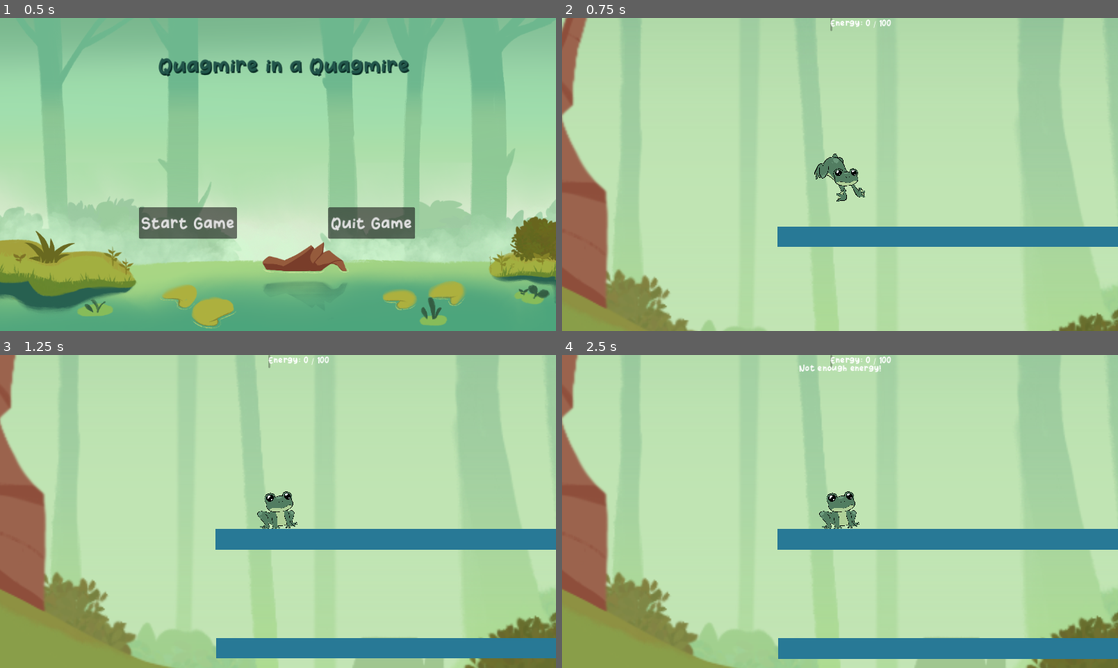
Above: before the commit, frames 1-4 (two rows, left to right).
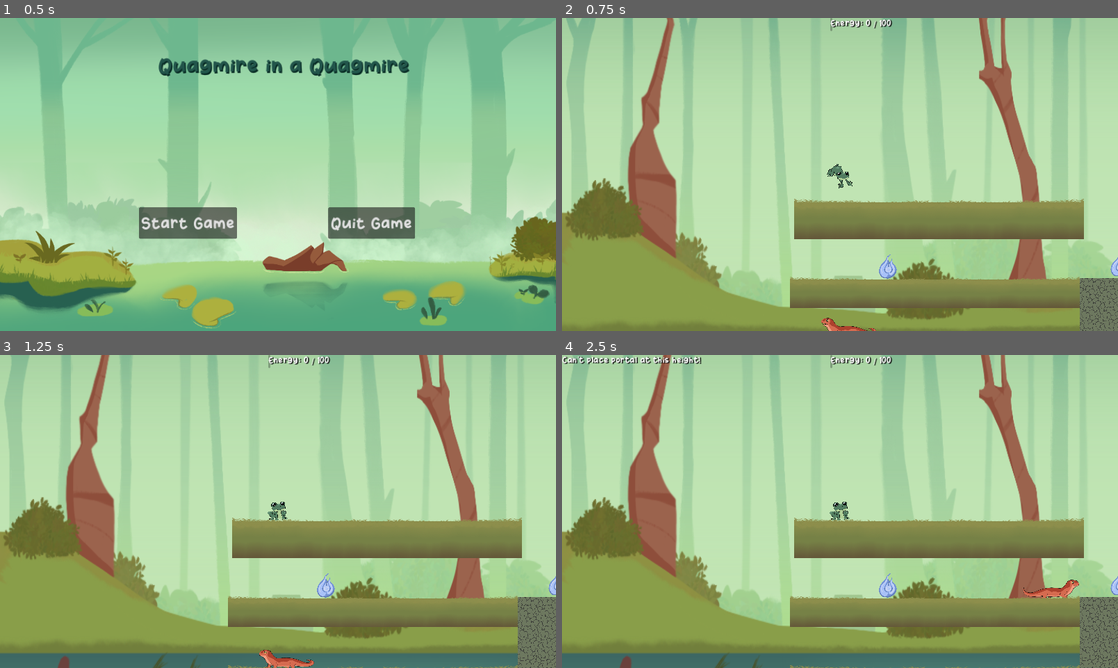
Above: after the commit, the same moments.

Repository: CISC204-S25/final-project-team-1
Game: Godot game, scene res://title_screen.tscn
Same seed, same stepped clock (60 frames per second), same inputs: the game is played once before the commit and once after it.
Inputs (mouse positions are in pixels of both pictures, inside the frame that each line leads up to):
- Up to frame 1 (0.5 s): no input
- Up to frame 2 (0.75 s): click "Start Game" at 0.5 s
- Up to frame 3 (1.25 s): no input
- Up to frame 4 (2.5 s): tap Enter at 1.25 s; move the mouse to (962, 495) at 1.27 s; hold Right (move_right) from 1.28 s (still down); tap Space (jump) at 1.35, 1.52, 1.82, 2.1, 2.27 s; click (962, 495) at 1.42 s; move the mouse to (728, 527) at 2.02 s; click (728, 527) at 2.17 s

Frame 1 is identical in both runs. In frame 2, 47% of the frame differs, in the area x 0-100%, y 0-100%; in frame 3, 50%; in frame 4, 50%.

Commit message:
Camera Adjustments & Misc
Imported assets for platforms, adjusted player 2 code so that portals cannot be made above a certain y-axis threshold (to avoid entering player 1's area), adjusted camera so that the focus is on player 1 and player 2 is clamped to stay in player 1's camera.

Diff:
--- a/team1_finalproject/Gatelvl1.gd
+++ b/team1_finalproject/Gatelvl1.gd
@@ -6,5 +6,5 @@
 	pass # Replace with function body.
 
 
-func _on_area_2d_area_entered(area: Area2D) -> void:
+func _on_area_2d_area_entered(_area: Area2D) -> void:
 	visible = false
--- /dev/null
+++ b/team1_finalproject/PlayerCamera.gd
@@ -0,0 +1,20 @@
+extends Camera2D
+
+@export var player_1_jumper: Node2D
+@export var player_2_portal: Node2D
+@export var min_zoom: Vector2 = Vector2(1, 1)
+@export var max_zoom: Vector2 = Vector2(3, 3)
+@export var margin: float = 200
+
+func _process(delta):
+	if not player_1_jumper or not player_2_portal:
+		return
+
+	#always center on Player 1
+	global_position = player_1_jumper.global_position
+
+	#find distance between players
+	var distance = player_1_jumper.global_position.distance_to(player_2_portal.global_position)
+	#determine zoom level based on distance between players
+	var zoom_factor = clamp(distance / margin, min_zoom.x, max_zoom.x)
+	zoom = Vector2(zoom_factor, zoom_factor)
--- /dev/null
+++ b/team1_finalproject/death_area.tscn
@@ -0,0 +1,16 @@
+[gd_scene load_steps=3 format=3 uid="uid://b8t3xotu8lifa"]
+
+[ext_resource type="Texture2D" uid="uid://dtxm7ccigdnpb" path="res://Sprites/Environment/DeadlySwamp_.PNG" id="1_q3xla"]
+
+[sub_resource type="RectangleShape2D" id="RectangleShape2D_8vl25"]
+size = Vector2(304, 256)
+
+[node name="DeathArea" type="Area2D"]
+
+[node name="Sprite2D" type="Sprite2D" parent="."]
+scale = Vector2(0.5, 0.5)
+texture = ExtResource("1_q3xla")
+
+[node name="CollisionShape2D" type="CollisionShape2D" parent="."]
+position = Vector2(0, 24)
+shape = SubResource("RectangleShape2D_8vl25")
--- /dev/null
+++ b/team1_finalproject/dirt.tscn
@@ -0,0 +1,16 @@
+[gd_scene load_steps=3 format=3 uid="uid://rat4r85ag2yw"]
+
+[ext_resource type="Texture2D" uid="uid://br4a4ndd83t6t" path="res://Sprites/Environment/Dirt.PNG" id="1_qqvr3"]
+
+[sub_resource type="RectangleShape2D" id="RectangleShape2D_k62j4"]
+size = Vector2(298, 301)
+
+[node name="Dirt" type="StaticBody2D"]
+
+[node name="Sprite2D" type="Sprite2D" parent="."]
+scale = Vector2(0.5, 0.5)
+texture = ExtResource("1_qqvr3")
+
+[node name="CollisionShape2D" type="CollisionShape2D" parent="."]
+position = Vector2(0, 1.5)
+shape = SubResource("RectangleShape2D_k62j4")
--- a/team1_finalproject/energy_ui.tscn
+++ b/team1_finalproject/energy_ui.tscn
@@ -21,20 +21,17 @@
 layout_mode = 0
 offset_right = 40.0
 offset_bottom = 23.0
+theme_override_colors/font_shadow_color = Color(0, 0, 0, 1)
+theme_override_constants/shadow_offset_x = 2
 theme_override_fonts/font = ExtResource("2_s4lmc")
 
 [node name="EnergyWarningLabel" type="Label" parent="."]
 visible = false
-layout_mode = 1
-anchors_preset = 7
-anchor_left = 0.5
-anchor_top = 1.0
-anchor_right = 0.5
-anchor_bottom = 1.0
-offset_left = -85.0
-offset_top = -23.0
-offset_right = 85.0
-grow_horizontal = 2
-grow_vertical = 0
+layout_mode = 0
+offset_left = 400.0
+offset_right = 570.0
+offset_bottom = 23.0
+theme_override_colors/font_shadow_color = Color(0, 0, 0, 1)
+theme_override_constants/shadow_offset_x = 2
 theme_override_fonts/font = ExtResource("2_s4lmc")
 text = "Not enough energy!"
--- /dev/null
+++ b/team1_finalproject/ground_platform.tscn
@@ -0,0 +1,16 @@
+[gd_scene load_steps=3 format=3 uid="uid://cwck0xemw7wnb"]
+
+[ext_resource type="Texture2D" uid="uid://cclygfjpqdmgl" path="res://Sprites/Environment/Ground.PNG" id="1_ed3jf"]
+
+[sub_resource type="RectangleShape2D" id="RectangleShape2D_dfhm6"]
+size = Vector2(297, 255)
+
+[node name="GroundPlatform" type="StaticBody2D"]
+
+[node name="Sprite2D" type="Sprite2D" parent="."]
+scale = Vector2(0.5, 0.5)
+texture = ExtResource("1_ed3jf")
+
+[node name="CollisionShape2D" type="CollisionShape2D" parent="."]
+position = Vector2(-0.5, 24.5)
+shape = SubResource("RectangleShape2D_dfhm6")
--- a/team1_finalproject/level_1.tscn
+++ b/team1_finalproject/level_1.tscn
@@ -1,14 +1,19 @@
-[gd_scene load_steps=11 format=3 uid="uid://dt0mahwptihiu"]
+[gd_scene load_steps=16 format=3 uid="uid://dt0mahwptihiu"]
 
 [ext_resource type="Texture2D" uid="uid://clr4fesujciga" path="res://Sprites/Bg_level_1.PNG" id="1_2t5c7"]
 [ext_resource type="PackedScene" uid="uid://decbf7e2myn5q" path="res://platform.tscn" id="1_itwvd"]
 [ext_resource type="PackedScene" uid="uid://cgs5efdpmht1w" path="res://player_1_jumper.tscn" id="2_ox655"]
 [ext_resource type="PackedScene" uid="uid://bx387ksl8nb5b" path="res://energy_ui.tscn" id="2_rwncp"]
+[ext_resource type="FontFile" uid="uid://bvex18kkerm76" path="res://Assets/Howdy Frog.ttf" id="3_nyokt"]
 [ext_resource type="PackedScene" uid="uid://db4hrbsbwjte2" path="res://player_2_portal.tscn" id="3_pl61t"]
+[ext_resource type="Script" path="res://out_of_bounds_warning.gd" id="4_0xnq8"]
 [ext_resource type="Script" path="res://Gatelvl1.gd" id="4_mu508"]
 [ext_resource type="Script" path="res://Gate2lvl1.gd" id="5_xgtnm"]
 [ext_resource type="AudioStream" uid="uid://wbks75hyabcj" path="res://Assets/music and sound effects/BgMusic.mp3" id="6_qvqx5"]
 [ext_resource type="PackedScene" uid="uid://1dv6k642ssyj" path="res://portal_energy_item.tscn" id="8_ii2cj"]
+[ext_resource type="PackedScene" uid="uid://cwck0xemw7wnb" path="res://ground_platform.tscn" id="12_ycpxu"]
+[ext_resource type="PackedScene" uid="uid://b43mhyyvhjejb" path="res://stone_platform.tscn" id="13_ebwai"]
+[ext_resource type="PackedScene" uid="uid://rat4r85ag2yw" path="res://dirt.tscn" id="14_ev61v"]
 
 [sub_resource type="RectangleShape2D" id="RectangleShape2D_ikdgq"]
 size = Vector2(92, 40)
@@ -18,7 +23,7 @@
 [node name="TextureRect" type="TextureRect" parent="."]
 offset_right = 1142.0
 offset_bottom = 648.0
-scale = Vector2(1.5, 1.5)
+scale = Vector2(1.5, 2)
 texture = ExtResource("1_2t5c7")
 metadata/_edit_lock_ = true
 
@@ -26,7 +31,7 @@
 offset_left = -1713.0
 offset_right = -571.0
 offset_bottom = 648.0
-scale = Vector2(1.5, 1.5)
+scale = Vector2(1.5, 2)
 texture = ExtResource("1_2t5c7")
 metadata/_edit_lock_ = true
 
@@ -34,25 +39,17 @@
 offset_left = 1713.0
 offset_right = 2855.0
 offset_bottom = 648.0
-scale = Vector2(1.5, 1.5)
+scale = Vector2(1.5, 2)
 texture = ExtResource("1_2t5c7")
 metadata/_edit_lock_ = true
 
 [node name="CanvasLayer" type="CanvasLayer" parent="."]
 
-[node name="RichTextLabel" type="RichTextLabel" parent="CanvasLayer"]
-offset_left = -451.0
-offset_top = 627.0
-offset_right = -300.0
-offset_bottom = 655.0
-text = "Portal power here"
-metadata/_edit_use_anchors_ = true
-
 [node name="RichTextLabel2" type="RichTextLabel" parent="CanvasLayer"]
-offset_left = -244.0
-offset_top = 780.0
-offset_right = -171.0
-offset_bottom = 818.0
+offset_left = -146.0
+offset_top = 908.0
+offset_right = -73.0
+offset_bottom = 946.0
 text = "Button for the platform called \"Gate\" to move to make a platform for the frog to jump across here"
 metadata/_edit_use_anchors_ = true
 
@@ -65,32 +62,30 @@
 grow_horizontal = 2
 metadata/_edit_use_anchors_ = true
 
+[node name="OutOfBoundsWarning" type="Label" parent="CanvasLayer"]
+visible = false
+offset_right = 40.0
+offset_bottom = 23.0
+theme_override_colors/font_shadow_color = Color(0, 0, 0, 1)
+theme_override_constants/shadow_offset_x = 2
+theme_override_fonts/font = ExtResource("3_nyokt")
+text = "blank"
+script = ExtResource("4_0xnq8")
+
 [node name="player_1_jumper" parent="." instance=ExtResource("2_ox655")]
-position = Vector2(-1223, 452)
+position = Vector2(-1125, 618)
 scale = Vector2(0.25, 0.25)
 
 [node name="Player2" parent="." instance=ExtResource("3_pl61t")]
 light_mask = 33
-position = Vector2(-1205, 838)
+position = Vector2(-1107, 966)
 scale = Vector2(0.4, 0.4)
 
-[node name="Platform" parent="." instance=ExtResource("1_itwvd")]
-position = Vector2(-988, 528)
-
-[node name="Platform2" parent="." instance=ExtResource("1_itwvd")]
-position = Vector2(-990, 873)
-
-[node name="Platform3" parent="." instance=ExtResource("1_itwvd")]
-position = Vector2(-223, 397)
-
 [node name="Platform4" parent="." instance=ExtResource("1_itwvd")]
-position = Vector2(-223, 669)
-
-[node name="Platform5" parent="." instance=ExtResource("1_itwvd")]
-position = Vector2(-987, 641)
+position = Vector2(-128, 760)
 
 [node name="Gate" parent="." instance=ExtResource("1_itwvd")]
-position = Vector2(-513, 552)
+position = Vector2(-416, 600)
 rotation = 1.5708
 scale = Vector2(0.5, 1)
 script = ExtResource("4_mu508")
@@ -101,39 +96,10 @@
 scale = Vector2(0.35, 0.35)
 script = ExtResource("5_xgtnm")
 
-[node name="Platform7" parent="." instance=ExtResource("1_itwvd")]
-position = Vector2(-701, 808)
-rotation = 1.5708
-scale = Vector2(0.25, 1)
-
-[node name="Platform8" parent="." instance=ExtResource("1_itwvd")]
-position = Vector2(-991, 743)
-
-[node name="Platform9" parent="." instance=ExtResource("1_itwvd")]
-position = Vector2(-1280, 808)
-rotation = 1.5708
-scale = Vector2(0.25, 1)
-
-[node name="Platform10" parent="." instance=ExtResource("1_itwvd")]
-position = Vector2(-411, 873)
-
-[node name="Platform11" parent="." instance=ExtResource("1_itwvd")]
-position = Vector2(-122, 808)
-rotation = 1.5708
-scale = Vector2(0.25, 1)
-
-[node name="Platform12" parent="." instance=ExtResource("1_itwvd")]
-position = Vector2(-412, 743)
-
-[node name="Platform13" parent="." instance=ExtResource("1_itwvd")]
-position = Vector2(-701, 808)
-rotation = 1.5708
-scale = Vector2(0.25, 1)
-
 [node name="Area2D" type="Area2D" parent="."]
 
 [node name="CollisionShape2D" type="CollisionShape2D" parent="Area2D"]
-position = Vector2(-183, 843)
+position = Vector2(-85, 971)
 shape = SubResource("RectangleShape2D_ikdgq")
 
 [node name="AudioStreamPlayer2D" type="AudioStreamPlayer2D" parent="."]
@@ -145,12 +111,84 @@
 parameters/looping = false
 
 [node name="PortalEnergyItem" parent="." instance=ExtResource("8_ii2cj")]
-position = Vector2(-1120, 692)
+position = Vector2(-1022, 820)
 scale = Vector2(0.5, 0.5)
 
 [node name="PortalEnergyItem2" parent="." instance=ExtResource("8_ii2cj")]
-position = Vector2(-640, 688)
+position = Vector2(-542, 816)
 scale = Vector2(0.5, 0.5)
+
+[node name="GroundPlatform" parent="." instance=ExtResource("12_ycpxu")]
+position = Vector2(-920, 719)
+scale = Vector2(2, 0.3)
+
+[node name="GroundPlatform2" parent="." instance=ExtResource("12_ycpxu")]
+position = Vector2(-928, 1024)
+scale = Vector2(2, 0.3)
+
+[node name="GroundPlatform6" parent="." instance=ExtResource("12_ycpxu")]
+position = Vector2(-242, 1024)
+scale = Vector2(2, 0.3)
+
+[node name="GroundPlatform3" parent="." instance=ExtResource("12_ycpxu")]
+position = Vector2(-928, 872)
+scale = Vector2(2, 0.23)
+
+[node name="GroundPlatform5" parent="." instance=ExtResource("12_ycpxu")]
+position = Vector2(-242, 872)
+scale = Vector2(2, 0.23)
+
+[node name="StonePlatform" parent="." instance=ExtResource("13_ebwai")]
+position = Vector2(-585, 888)
+scale = Vector2(0.29, 0.29)
+
+[node name="StonePlatform2" parent="." instance=ExtResource("13_ebwai")]
+position = Vector2(-585, 975)
+scale = Vector2(0.29, 0.29)
+
+[node name="StonePlatform3" parent="." instance=ExtResource("13_ebwai")]
+position = Vector2(-585, 1063)
+scale = Vector2(0.29, 0.29)
+
+[node name="StonePlatform4" parent="." instance=ExtResource("13_ebwai")]
+position = Vector2(-585, 1150)
+scale = Vector2(0.29, 0.29)
+
+[node name="StonePlatform9" parent="." instance=ExtResource("13_ebwai")]
+position = Vector2(-585, 1236)
+scale = Vector2(0.29, 0.29)
+
+[node name="StonePlatform5" parent="." instance=ExtResource("13_ebwai")]
+position = Vector2(102, 888)
+scale = Vector2(0.29, 0.29)
+
+[node name="StonePlatform6" parent="." instance=ExtResource("13_ebwai")]
+position = Vector2(102, 975)
+scale = Vector2(0.29, 0.29)
+
+[node name="StonePlatform7" parent="." instance=ExtResource("13_ebwai")]
+position = Vector2(102, 1063)
+scale = Vector2(0.29, 0.29)
+
+[node name="StonePlatform8" parent="." instance=ExtResource("13_ebwai")]
+position = Vector2(102, 1150)
+scale = Vector2(0.29, 0.29)
+
+[node name="StonePlatform10" parent="." instance=ExtResource("13_ebwai")]
+position = Vector2(102, 1238)
+scale = Vector2(0.29, 0.29)
+
+[node name="Dirt" parent="." instance=ExtResource("14_ev61v")]
+position = Vector2(-1078, 1219)
+
+[node name="Dirt2" parent="." instance=ExtResource("14_ev61v")]
+position = Vector2(-778, 1219)
+
+[node name="Dirt3" parent="." instance=ExtResource("14_ev61v")]
+position = Vector2(-391, 1219)
+
+[node name="Dirt4" parent="." instance=ExtResource("14_ev61v")]
+position = Vector2(-91, 1219)
 
 [connection signal="area_entered" from="Area2D" to="Gate" method="_on_area_2d_area_entered"]
 [connection signal="area_entered" from="Area2D" to="Gate2" method="_on_area_2d_area_entered"]
--- /dev/null
+++ b/team1_finalproject/out_of_bounds_warning.gd
@@ -0,0 +1,10 @@
+extends Label
+
+
+@onready var OOBwarning_label = get_node("/root/Level_1/CanvasLayer/OutOfBoundsWarning")
+
+func show_warning(message: String, duration := 1.5):
+	OOBwarning_label.text = message
+	OOBwarning_label.visible = true
+	await get_tree().create_timer(duration).timeout
+	OOBwarning_label.visible = false
--- a/team1_finalproject/player_1_jumper.tscn
+++ b/team1_finalproject/player_1_jumper.tscn
@@ -1,13 +1,15 @@
-[gd_scene load_steps=8 format=3 uid="uid://cgs5efdpmht1w"]
+[gd_scene load_steps=9 format=3 uid="uid://cgs5efdpmht1w"]
 
 [ext_resource type="Script" path="res://player_1_jumper.gd" id="1_1k48e"]
 [ext_resource type="Texture2D" uid="uid://i60rwqs5810e" path="res://Sprites/FrogSprites/Rsit.png" id="2_0qv1r"]
+[ext_resource type="Script" path="res://PlayerCamera.gd" id="2_e6qkd"]
 [ext_resource type="Texture2D" uid="uid://dvxdbj4vnpn5d" path="res://Sprites/FrogSprites/Rjump.png" id="3_qvp05"]
 [ext_resource type="Texture2D" uid="uid://bxlpjqaekmg5n" path="res://Sprites/FrogSprites/Rland.png" id="7_m6nr8"]
 [ext_resource type="AudioStream" uid="uid://cc3fycavccnw0" path="res://Assets/music and sound effects/frogCroak1.mp3" id="8_wh75f"]
 
-[sub_resource type="RectangleShape2D" id="RectangleShape2D_4mke3"]
-size = Vector2(155, 151)
+[sub_resource type="CapsuleShape2D" id="CapsuleShape2D_lgt6e"]
+radius = 83.5
+height = 169.0
 
 [sub_resource type="SpriteFrames" id="SpriteFrames_4uvdc"]
 animations = [{
@@ -56,10 +58,10 @@
 
 [node name="Hitbox" type="CollisionShape2D" parent="."]
 position = Vector2(3.5, -2.5)
-shape = SubResource("RectangleShape2D_4mke3")
+shape = SubResource("CapsuleShape2D_lgt6e")
 
 [node name="Camera2D" type="Camera2D" parent="."]
-zoom = Vector2(2, 2)
+script = ExtResource("2_e6qkd")
 
 [node name="AnimatedSprite2D" type="AnimatedSprite2D" parent="."]
 scale = Vector2(0.15, 0.15)
--- a/team1_finalproject/player_2.gd
+++ b/team1_finalproject/player_2.gd
@@ -10,6 +10,7 @@
 var portal_cooldown := false
 var portals: Array = []
 const portal_cost := 20
+const max_portal_y := 745  #minimum y value allowed for portals to spawn
 
 
 func _physics_process(delta: float) -> void:
@@ -30,6 +31,9 @@
 		if is_on_floor() and sprite.animation != "idle":
 			sprite.play("idle")
 			salamander_sound.stop()
+	var camera = get_viewport().get_camera_2d()
+	if camera:
+		clamp_player2_to_camera(camera)
 
 	move_and_slide()
 
@@ -64,6 +68,13 @@
 
 #function to try creating a portal while checking energy
 func try_create_portal() -> void:
+	var target_position := get_global_mouse_position()
+	#prevent creating portal above y threshold
+	if target_position.y < max_portal_y:
+		var ui = get_tree().current_scene.get_node("/root/Level_1/CanvasLayer/OutOfBoundsWarning")
+		ui.show_warning("Can't place portal at this height!")
+		return
+
 	if PortalEnergy.consume_energy(portal_cost):
 		spawn_portal(get_global_mouse_position())
 	else:
@@ -83,3 +94,15 @@
 	portal_cooldown = true
 	await get_tree().create_timer(0.5).timeout
 	portal_cooldown = false
+
+#prevent player 2 from moving off screen
+func clamp_player2_to_camera(camera: Camera2D):
+	var screen_size = get_viewport().get_visible_rect().size
+	var half_screen = screen_size * 0.5 * camera.zoom
+	var cam_pos = camera.global_position
+
+	var min_bound = cam_pos - half_screen
+	var max_bound = cam_pos + half_screen
+
+	global_position.x = clamp(global_position.x, min_bound.x, max_bound.x)
+	global_position.y = clamp(global_position.y, min_bound.y, max_bound.y)
--- a/team1_finalproject/player_2_portal.tscn
+++ b/team1_finalproject/player_2_portal.tscn
@@ -15,7 +15,7 @@
 [ext_resource type="AudioStream" uid="uid://bjhgxhuk1yhc7" path="res://Assets/music and sound effects/salamanderWalk.mp3" id="13_1pi3n"]
 
 [sub_resource type="RectangleShape2D" id="RectangleShape2D_qs61g"]
-size = Vector2(279, 103)
+size = Vector2(244.428, 78.2055)
 
 [sub_resource type="SpriteFrames" id="SpriteFrames_spdnr"]
 animations = [{
@@ -68,13 +68,18 @@
 "speed": 8.0
 }]
 
+[sub_resource type="CapsuleShape2D" id="CapsuleShape2D_tqqsj"]
+radius = 21.0
+height = 274.0
+
 [node name="Player2" type="CharacterBody2D" groups=["player"]]
 script = ExtResource("1_88fks")
 gravity = 500
 portal_scene = ExtResource("2_ec3ea")
 
 [node name="CollisionShape2D" type="CollisionShape2D" parent="."]
-position = Vector2(2.5, -4.5)
+position = Vector2(-13.1442, -17.784)
+skew = -0.776672
 shape = SubResource("RectangleShape2D_qs61g")
 
 [node name="Camera2D" type="Camera2D" parent="."]
@@ -83,7 +88,13 @@
 scale = Vector2(0.3, 0.3)
 sprite_frames = SubResource("SpriteFrames_spdnr")
 animation = &"shoot"
+metadata/_edit_lock_ = true
 
 [node name="walkNoise" type="AudioStreamPlayer2D" parent="."]
 stream = ExtResource("13_1pi3n")
 volume_db = -2.811
+
+[node name="CollisionShape2D2" type="CollisionShape2D" parent="."]
+position = Vector2(3, 22)
+rotation = 4.71239
+shape = SubResource("CapsuleShape2D_tqqsj")
--- a/team1_finalproject/portal.gd
+++ b/team1_finalproject/portal.gd
@@ -1,6 +1,5 @@
 extends Area2D
 
-signal portal_entered(portal: Node)
 var linked_portal: Area2D = null
 @onready var portalAnimation = $PortalAnimatedSprite
 
--- a/team1_finalproject/portal.tscn
+++ b/team1_finalproject/portal.tscn
@@ -29,11 +29,6 @@
 [node name="Portal" type="Area2D"]
 script = ExtResource("1_76fo4")
 
-[node name="Sprite2D" type="Sprite2D" parent="."]
-visible = false
-scale = Vector2(0.1, 0.1)
-texture = ExtResource("2_xr5ta")
-
 [node name="CollisionShape2D" type="CollisionShape2D" parent="."]
 shape = SubResource("CapsuleShape2D_47t7c")
 
--- a/team1_finalproject/portal_energy.gd
+++ b/team1_finalproject/portal_energy.gd
@@ -5,15 +5,12 @@
 
 func add_energy(amount: int):
 	current_energy = clamp(current_energy + amount, 0, max_energy)
-	emit_signal("energy_changed")
 
 func consume_energy(amount: int) -> bool:
 	if current_energy >= amount:
 		current_energy -= amount
-		emit_signal("energy_changed")
 		return true
 	return false
 
 func get_energy_percent() -> float:
 	return float(current_energy) / max_energy
-signal energy_changed
--- /dev/null
+++ b/team1_finalproject/stone_platform.tscn
@@ -0,0 +1,15 @@
+[gd_scene load_steps=3 format=3 uid="uid://b43mhyyvhjejb"]
+
+[ext_resource type="Texture2D" uid="uid://60l0sl3cdo3c" path="res://Sprites/Environment/StoneGround.PNG" id="1_mxhg5"]
+
+[sub_resource type="RectangleShape2D" id="RectangleShape2D_yfejg"]
+size = Vector2(304, 304)
+
+[node name="StonePlatform" type="StaticBody2D"]
+
+[node name="CollisionShape2D" type="CollisionShape2D" parent="."]
+shape = SubResource("RectangleShape2D_yfejg")
+
+[node name="Sprite2D" type="Sprite2D" parent="."]
+scale = Vector2(0.5, 0.5)
+texture = ExtResource("1_mxhg5")
Binary file added: team1_finalproject/Sprites/Environment/Dirt.PNG
Not shown, added: team1_finalproject/Sprites/Environment/Dirt.PNG.import
Binary file added: team1_finalproject/Sprites/Environment/StoneGround.PNG
Not shown, added: team1_finalproject/Sprites/Environment/StoneGround.PNG.import
Not shown: 1 places in team1_finalproject/player_2_portal.tscn that only renumber resources
